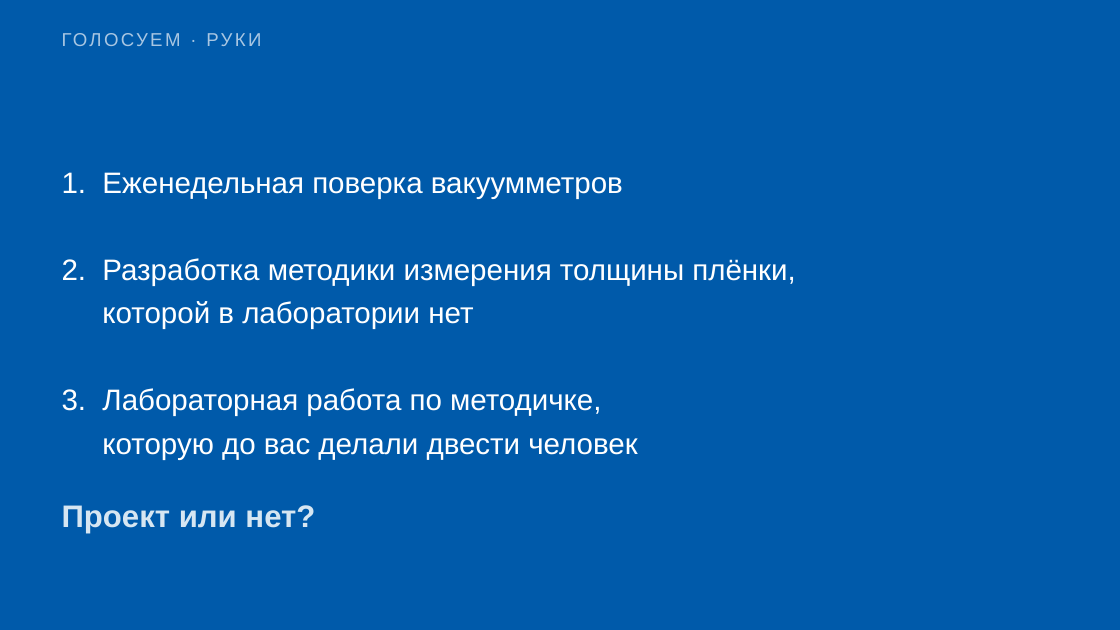
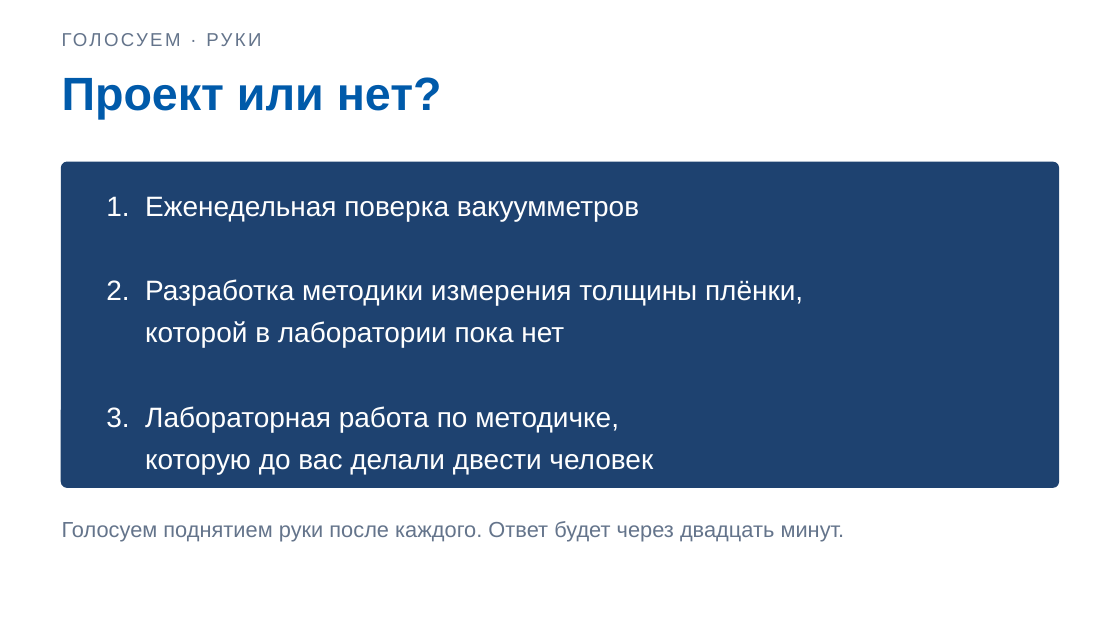
Before and after one commit to DimaMuhannad/OPD, a slide deck: slide 2 of zanyatiya/Zanyatie_02_Slaydy.pptx. Drawn at 1120x630 pixels with LibreOffice and Linux fonts; fonts in the diff are those of the drawing. Boxes give left, top, right and bottom in pixels: in the first picture for what was removed or moved away, otherwise in the second. Text is boxed around its words. In the diff, an @@ line names an element or a change of style, - is before the commit and + after.

```diff
--- a/zanyatiya/Zanyatie_02_Slaydy.pptx
+++ b/zanyatiya/Zanyatie_02_Slaydy.pptx
@@ background #005AAA to #FFFFFF @@
@@ text "ГОЛОСУЕМ · РУКИ" at (62,25,1058,54): text colour #A8C6E2 to #64748B @@
@@ text "Проект или нет?": place and size @@
-text "Проект или нет?" at (62,505,315,533)
+text "Проект или нет?" at (62,77,442,119)
@@ text "Проект или нет?" at (62,77,442,119): size 20 to 30 pt, text colour #D6E6F2 to #005AAA @@
@@ rounded rectangle added at (62,162,1058,487), fill #1E4270, outline #1E4270 1 pt @@
@@ text at (106,196,803,474): size 19 to 18 pt in "1. Еженедельная поверка вакуумметров", "2. Разработка методики измерения толщины плёнки,", "3. Лабораторная работа по методичке,", "которую до вас делали двести человек"; line spacing 28pt to 27pt @@
@@ text "1. Еженедельная поверка вакуумметров": place and size @@
-text "1. Еженедельная поверка вакуумметров" at (62,172,795,460)
+text "1. Еженедельная поверка вакуумметров" at (106,196,803,474)
@@ text at (145,321,564,348): text changed; size 19 to 18 pt @@
-которой в лаборатории нет
+которой в лаборатории пока нет
@@ text added at (62,521,845,542), 14 pt, text #64748B @@
+Голосуем поднятием руки после каждого. Ответ будет через двадцать минут.
```
Also in this commit, not shown: 9 other slides changed.
